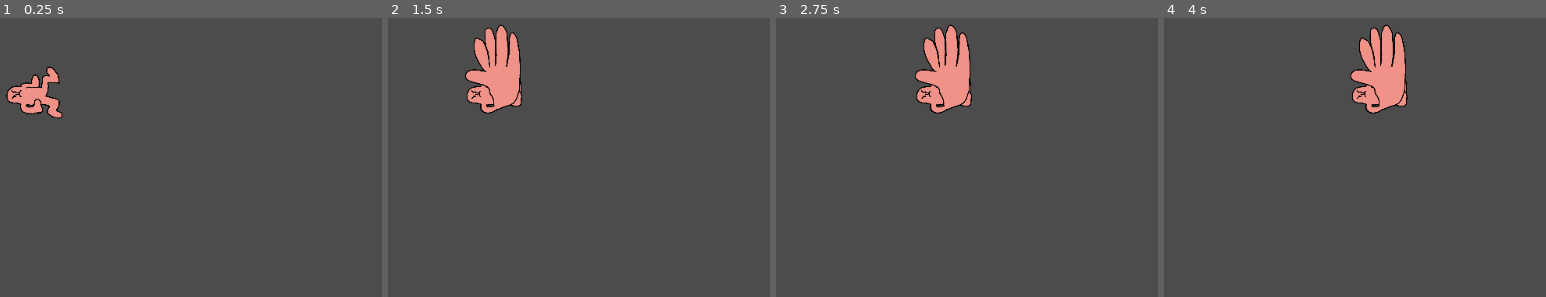
Above: before the commit, frames 1-4 (left to right).
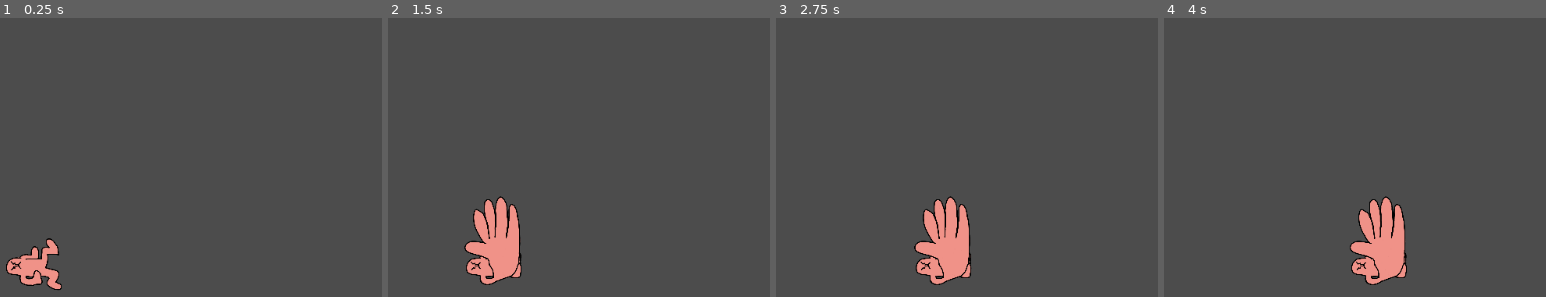
Above: after the commit, the same moments.

Repository: whenbellstoll/KillTheSun
Game: Godot game, scene res://Game.tscn
The game is run twice, just before and just after one commit, with the same random seed, the same clock (stepped at 60 frames per second) and the same inputs.
Inputs:
- Up to frame 1 (0.25 s): no input
- Up to frame 2 (1.5 s): hold Right (move_right) from 0.53 s (still down); tap Space (slap) at 0.6, 1.35 s
- Up to frame 3 (2.75 s): release Right (move_right) at 2.03 s; hold Left (move_left) from 2.03 s (still down); tap Space (slap) at 2.1 s
- Up to frame 4 (4 s): release Left (move_left) at 2.78 s; hold Right (move_right) from 2.78 s (still down); tap Space (slap) at 2.85, 3.6 s

The runs differ from the first frame. In frame 1, 2.9% of the frame differs, in the area x 1-17%, y 17-98%; in frame 2, 6.8%; in frame 3, 6.9%, in the area x 36-52%, y 2-96%; in frame 4, 6.9%.

Commit message:
Fixed RayTrace

Diff:
--- a/Player.tscn
+++ b/Player.tscn
@@ -116,10 +116,11 @@
 one_shot = true
 
 [node name="CollisionShape2D" type="CollisionShape2D" parent="."]
+position = Vector2( -0.599998, 220 )
 shape = SubResource( 1 )
 
 [node name="Sprite" type="Sprite" parent="."]
-position = Vector2( -1, -6 )
+position = Vector2( -1.6, 214 )
 rotation = 4.71239
 scale = Vector2( 0.15, 0.15 )
 texture = ExtResource( 1 )
@@ -135,13 +136,15 @@
 anims/Slap = SubResource( 4 )
 
 [node name="SlapCollision" type="CollisionShape2D" parent="."]
-position = Vector2( 0.5, -47 )
+position = Vector2( -0.0999985, 173 )
 shape = SubResource( 5 )
 disabled = true
 
 [node name="RightPlatformDetector" type="RayCast2D" parent="."]
+position = Vector2( 37, 220 )
 enabled = true
 cast_to = Vector2( 6, 0 )
 
 [node name="LeftPlatformDetector" type="RayCast2D" parent="."]
+position = Vector2( -38, 220 )
 cast_to = Vector2( -6, 0 )
